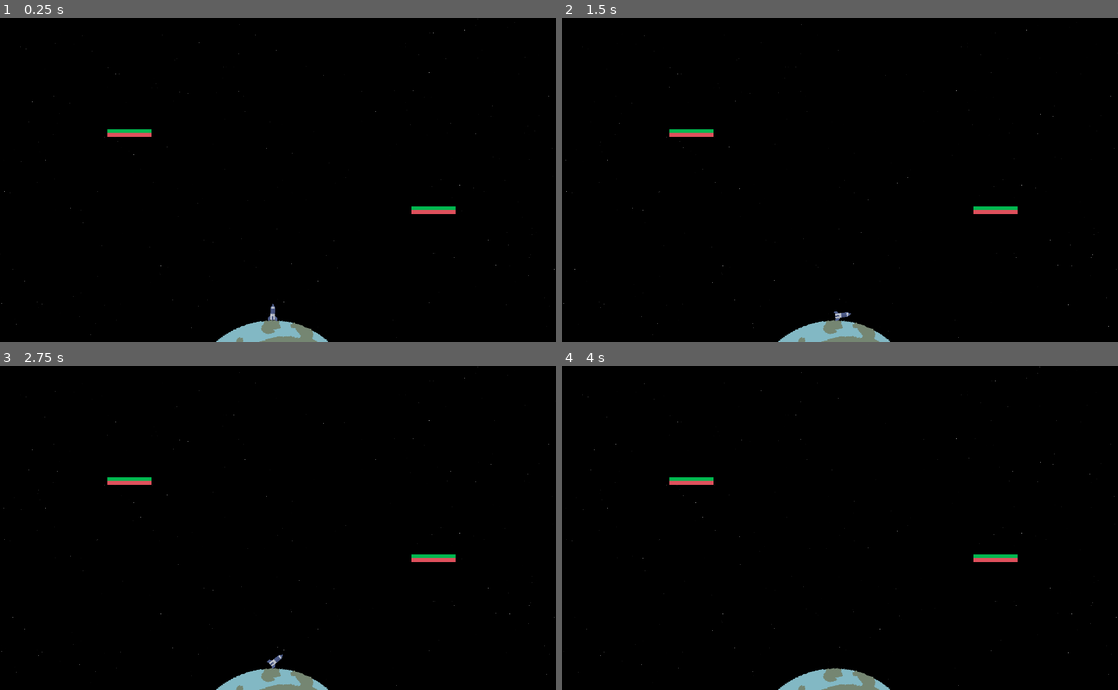
Above: before the commit, frames 1-4 (two rows, left to right).
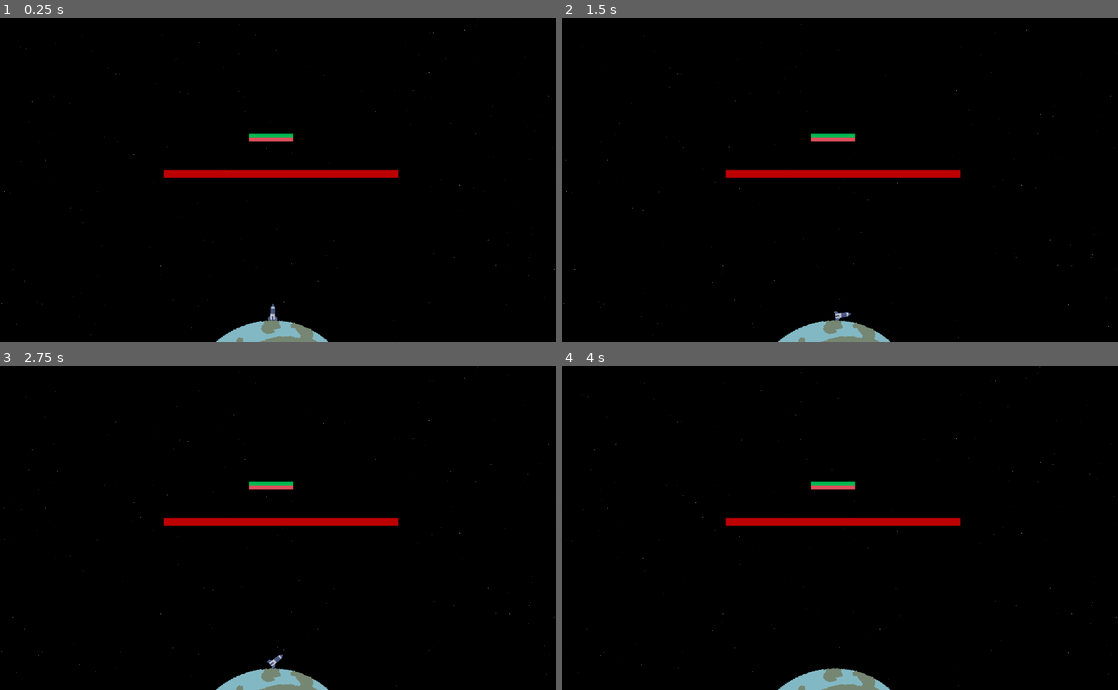
Above: after the commit, the same moments.

Repository: binaryArrow/rocketlaunch
Game: Godot game, scene res://scenes/level/level1.tscn
Same seed, same stepped clock (60 frames per second), same inputs: the game is played once before the commit and once after it. This scene is started directly instead of the project's main scene.
Inputs:
- Up to frame 1 (0.25 s): no input
- Up to frame 2 (1.5 s): tap Enter (ui_accept) at 0.5, 0.77 s; hold Right (ui_right) 0.53-1.28 s; hold Left (ui_left) from 1.28 s (still down)
- Up to frame 3 (2.75 s): tap Enter (ui_accept) at 1.52 s; release Left (ui_left) at 2.03 s; hold Right (ui_right) from 2.03 s (still down)
- Up to frame 4 (4 s): tap Enter (ui_accept) at 3.02, 3.77 s; release Right (ui_right) at 3.53 s; hold Left (ui_left) from 3.53 s (still down)

The runs differ from the first frame. In frame 1, 1.7% of the frame differs, in the area x 19-82%, y 34-61%; in frame 2, 1.7%; in frame 3, 1.7%; in frame 4, 1.7%.

Commit message:
implement lvl 2 and obstacle scene

Diff:
--- a/project.godot
+++ b/project.godot
@@ -40,6 +40,7 @@
 2d_physics/layer_2="platforms"
 2d_physics/layer_3="player"
 2d_physics/layer_4="worldBounds"
+2d_physics/layer_5="obstacles"
 
 [rendering]
 
--- a/scenes/level/level1.tscn
+++ b/scenes/level/level1.tscn
@@ -3,6 +3,7 @@
 [ext_resource type="PackedScene" uid="uid://50ejuu2h1pxd" path="res://scenes/level/world.tscn" id="1_pgq8h"]
 [ext_resource type="PackedScene" uid="uid://cpdovtc5o2deu" path="res://scenes/rocket/rocket.tscn" id="2_5yh3o"]
 [ext_resource type="PackedScene" uid="uid://b8cyql2s764g2" path="res://scenes/platforms/platform.tscn" id="3_mg8dc"]
+[ext_resource type="PackedScene" uid="uid://cvs6o1j6lrd1m" path="res://scenes/platforms/obstacle.tscn" id="4_5yh3o"]
 
 [node name="Level" type="Node2D" unique_id=1466572793]
 
@@ -13,8 +14,8 @@
 position = Vector2(706, 759)
 
 [node name="StaticBody2D" parent="." unique_id=709902558 instance=ExtResource("3_mg8dc")]
-position = Vector2(335, 298)
+position = Vector2(702, 310)
 
-[node name="StaticBody2D2" parent="." unique_id=2127928289 instance=ExtResource("3_mg8dc")]
-position = Vector2(1123, 498)
-landing_zone = false
+[node name="StaticBody2D2" parent="." unique_id=2127928289 instance=ExtResource("4_5yh3o")]
+position = Vector2(728, 404)
+scale = Vector2(5.3364305, 0.99999994)
--- /dev/null
+++ b/scenes/platforms/obstacle.gd
@@ -0,0 +1,2 @@
+extends StaticBody2D
+class_name Obstacle
--- /dev/null
+++ b/scenes/platforms/obstacle.tscn
@@ -0,0 +1,25 @@
+[gd_scene format=3 uid="uid://cvs6o1j6lrd1m"]
+
+[ext_resource type="Script" uid="uid://djbk15p01f0el" path="res://scenes/platforms/obstacle.gd" id="1_str2b"]
+
+[sub_resource type="Gradient" id="Gradient_ghfkk"]
+colors = PackedColorArray(0.7372549, 0, 0, 1, 1, 1, 1, 1)
+
+[sub_resource type="GradientTexture2D" id="GradientTexture2D_str2b"]
+gradient = SubResource("Gradient_ghfkk")
+fill_to = Vector2(0, 0)
+
+[sub_resource type="RectangleShape2D" id="RectangleShape2D_yqg1e"]
+size = Vector2(114, 20)
+
+[node name="StaticBody2D" type="StaticBody2D" unique_id=2127928289]
+collision_layer = 16
+script = ExtResource("1_str2b")
+
+[node name="Sprite2D" type="Sprite2D" parent="." unique_id=1729750667]
+position = Vector2(-8.940697e-07, 9.536743e-07)
+scale = Vector2(1.78125, 0.31249997)
+texture = SubResource("GradientTexture2D_str2b")
+
+[node name="CollisionShape2D" type="CollisionShape2D" parent="." unique_id=1821595810]
+shape = SubResource("RectangleShape2D_yqg1e")
--- a/scenes/rocket/rocket.gd
+++ b/scenes/rocket/rocket.gd
@@ -3,7 +3,6 @@
 const ROTATION_SPEED = 3.0
 const THRUST_FORCE = 800.0
 const MAX_SPEED = 500.0
-var WAIT_TIME = 5
 @onready var timer = $Timer as Timer
 @onready var timer_label = %TimerLabel as Label
 @onready var animated_sprite = $AnimatedSprite2D as AnimatedSprite2D
@@ -13,7 +12,7 @@
 
 
 func _ready() -> void:
-	set_txt(str(WAIT_TIME))
+	set_txt(str(timer.wait_time))
 	timer_label.visible = false
 
 func _physics_process(_delta: float) -> void:
@@ -44,12 +43,13 @@
 	if body is LandingPlatform:
 		timer.start()
 		timer_label.visible = true
+	if body is Obstacle:
+		die()
 
 func _on_landing_indicator_body_exited(_body: Node2D) -> void:
 	timer.stop()
-	timer.wait_time = WAIT_TIME
 	timer_label.visible = false
-	set_txt(str(WAIT_TIME))
+	set_txt(str(timer.wait_time))
 
 func set_txt(text: String = ""):
 	if text != "":
--- a/scenes/rocket/rocket.tscn
+++ b/scenes/rocket/rocket.tscn
@@ -225,7 +225,7 @@
 
 [node name="RigidBody2D" type="RigidBody2D" unique_id=1738403478]
 collision_layer = 4
-collision_mask = 3
+collision_mask = 19
 physics_material_override = SubResource("PhysicsMaterial_0wp70")
 gravity_scale = 0.534
 continuous_cd = 1
@@ -249,7 +249,7 @@
 
 [node name="HitBox" type="Area2D" parent="." unique_id=1132895764]
 collision_layer = 4
-collision_mask = 11
+collision_mask = 27
 input_pickable = false
 
 [node name="CollisionPolygon2D" type="CollisionPolygon2D" parent="HitBox" unique_id=1500537398]
@@ -265,7 +265,7 @@
 
 [node name="LandingIndicator" type="Area2D" parent="." unique_id=193203799]
 collision_layer = 0
-collision_mask = 2
+collision_mask = 18
 
 [node name="CollisionShape2D" type="CollisionShape2D" parent="LandingIndicator" unique_id=1432401016]
 position = Vector2(0, 17.5)
@@ -282,7 +282,7 @@
 metadata/_edit_lock_ = true
 
 [node name="Timer" type="Timer" parent="." unique_id=1072865147]
-wait_time = 5.0
+wait_time = 3.0
 one_shot = true
 
 [connection signal="animation_finished" from="AnimatedSprite2D" to="." method="_on_animated_sprite_2d_animation_finished"]
Not shown, added: scenes/platforms/obstacle.gd.uid
